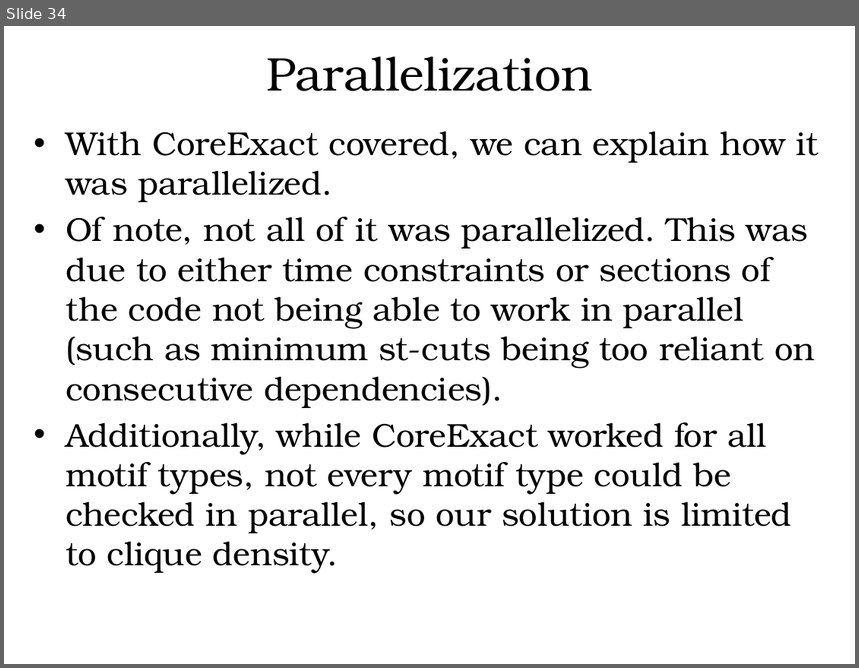
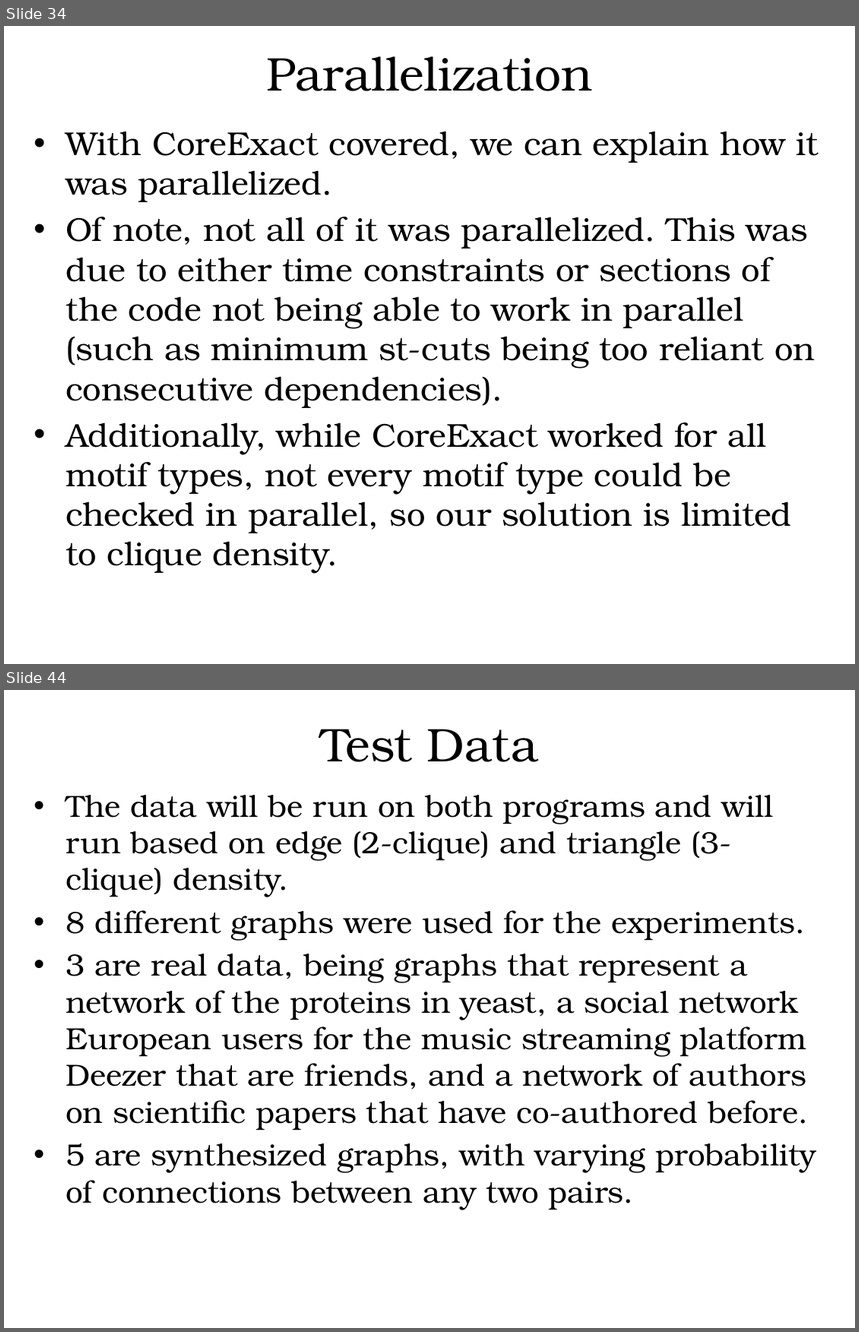
Before and after one commit to hgareau/DensestSubgraphDiscovery, a slide deck: Thesis Defense Presentation.pptx. Shown one above the other, each under a label of ours: slide 34 before the commit, slides 34 and 44 after it; the slides between them are not shown. The pictures are 859x668 and 859x1332 pixels, drawn with LibreOffice and Linux fonts; fonts in the diff are those of the drawing; background and template pictures are left out. Boxes give left, top, right and bottom in pixels: in the first picture for what was removed or moved away, otherwise in the second. Text is boxed around its words. In the diff, an @@ line names an element or a change of style, - is before the commit and + after.

```diff
--- a/Thesis Defense Presentation.pptx
+++ b/Thesis Defense Presentation.pptx
@@ slide 44 added at box(4, 690, 855, 1328), background #FFFFFF @@
@@ text added at box(321, 729, 538, 762), 40 pt, text #000000 @@
+Test Data
@@ text added at box(66, 795, 816, 1211), 25.9 pt, text #000000 @@
+• The data will be run on both programs and will run based on edge (2-clique) and triangle (3-clique) density.
+• 8 different graphs were used for the experiments.
+• 3 are real data, being graphs that represent a network of the proteins in yeast, a social network European users for the music streaming platform Deezer that are friends, and a network of authors on scientific papers that have co-authored before.
+• 5 are synthesized graphs, with varying probability of connections between any two pairs.
```
Also in this commit, not shown: 12 other slides added, 4 slides removed, 1 other file.
